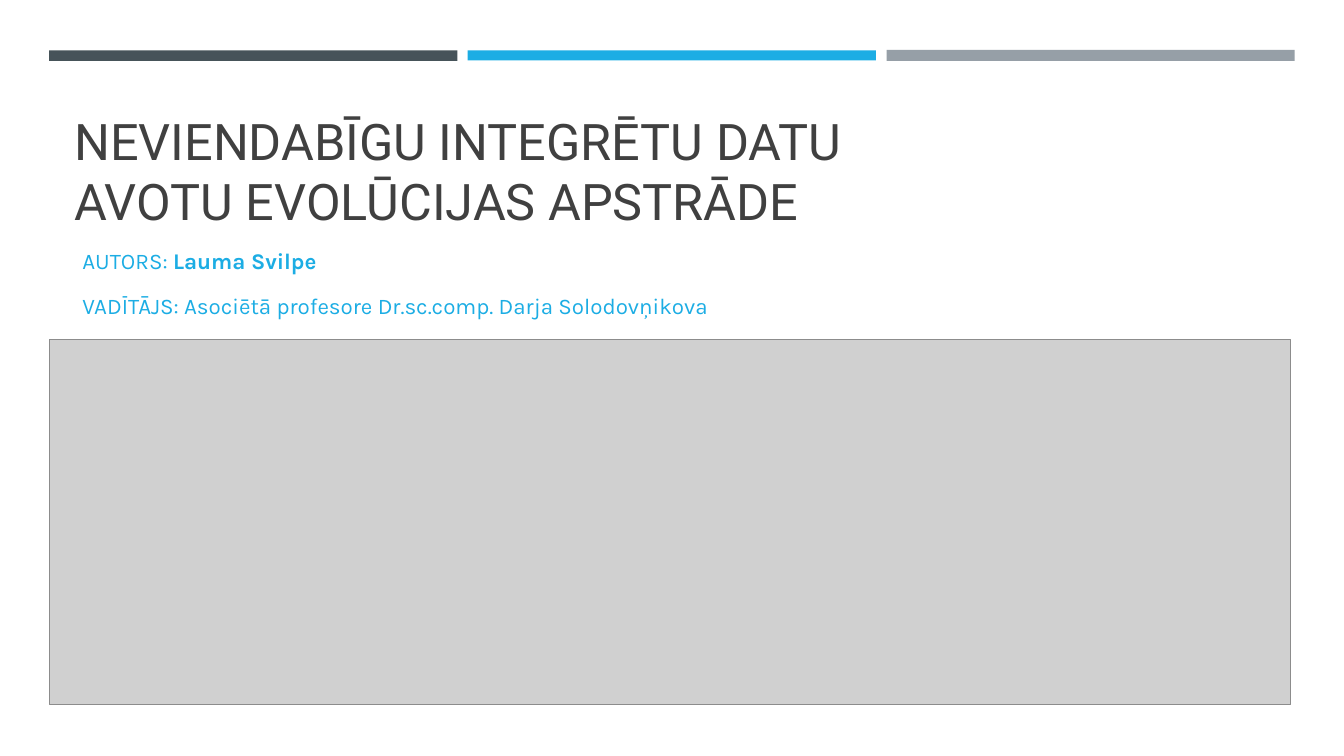
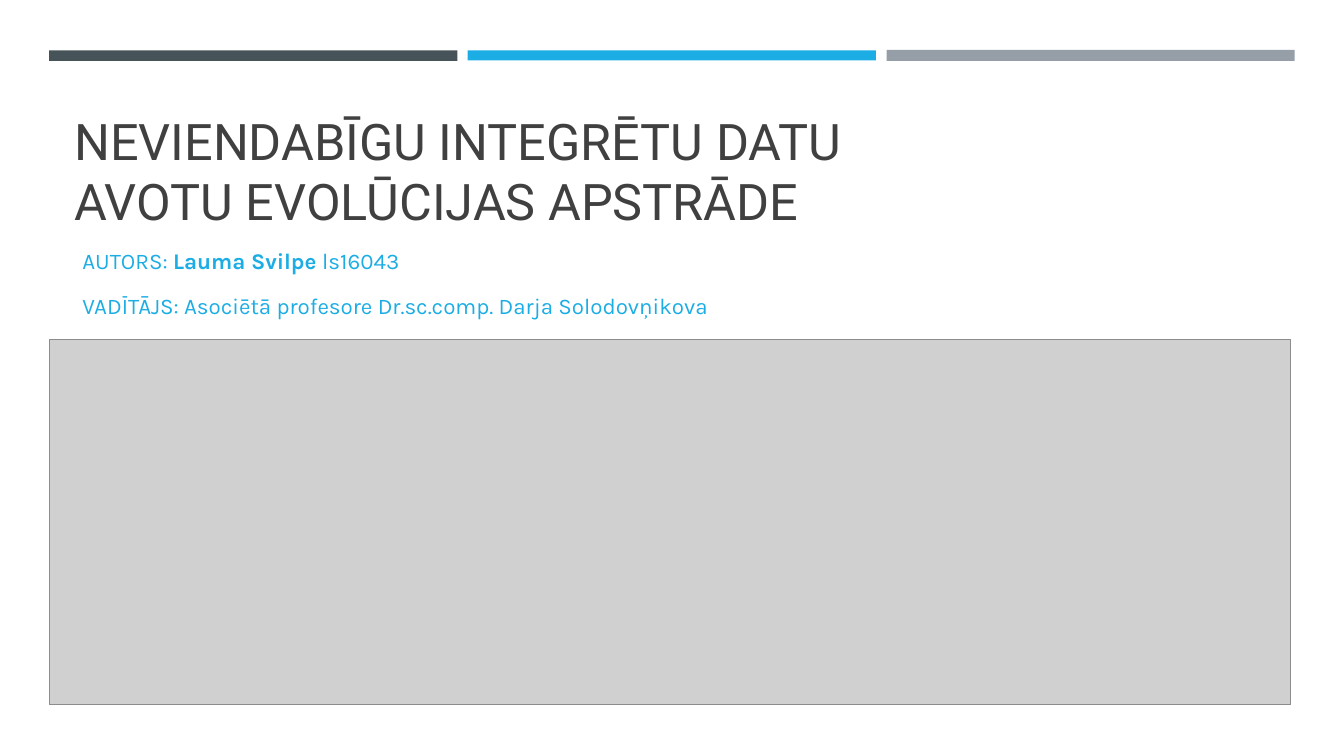
Before and after one commit to lllauma/heterogeneous-data-integration, a slide deck: slide 1 of doc/Lauma_Svilpe_prezentācija.pptx. Drawn at 1344x756 pixels with LibreOffice and Linux fonts; fonts in the diff are those of the drawing; grey boxes stand for pictures. Boxes give left, top, right and bottom in pixels: in the first picture for what was removed or moved away, otherwise in the second. Text is boxed around its words. In the diff, an @@ line names an element or a change of style, - is before the commit and + after.

```diff
--- a/doc/Lauma_Svilpe_prezentācija.pptx
+++ b/doc/Lauma_Svilpe_prezentācija.pptx
@@ subtitle at box(82, 253, 399, 275): text changed; bold off @@
-AUTORS: Lauma Svilpe
+AUTORS: Lauma Svilpe ls16043
```
Also in this commit, not shown: 1 other slide changed.
